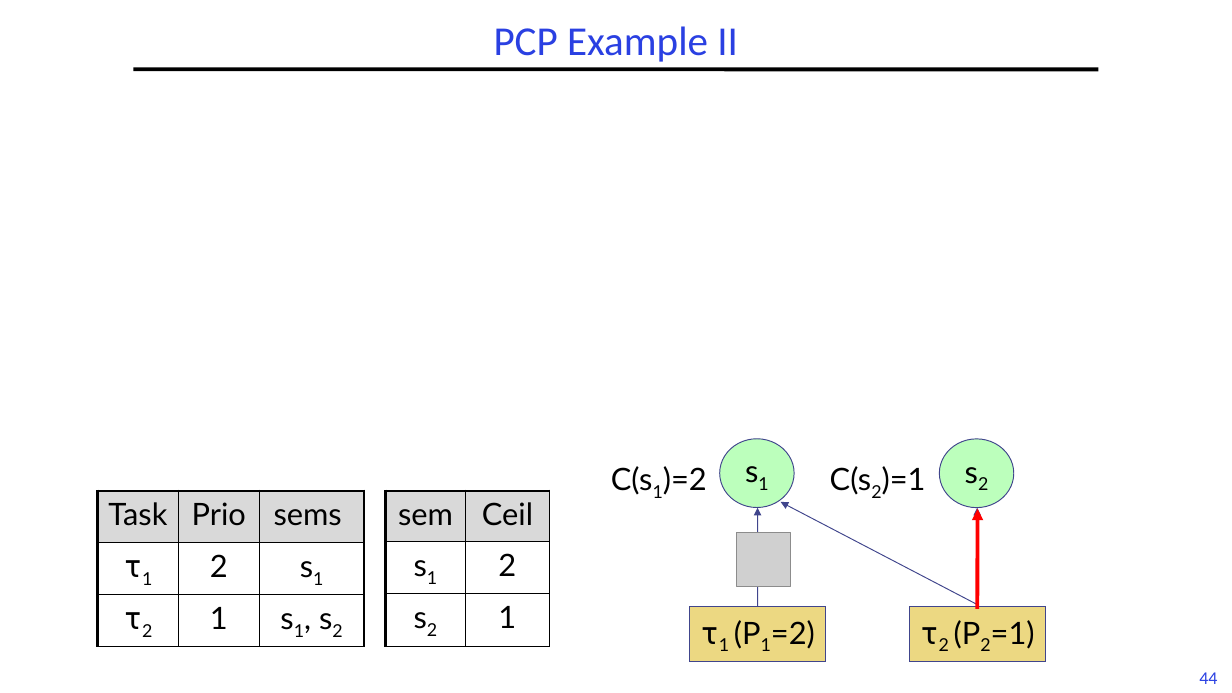
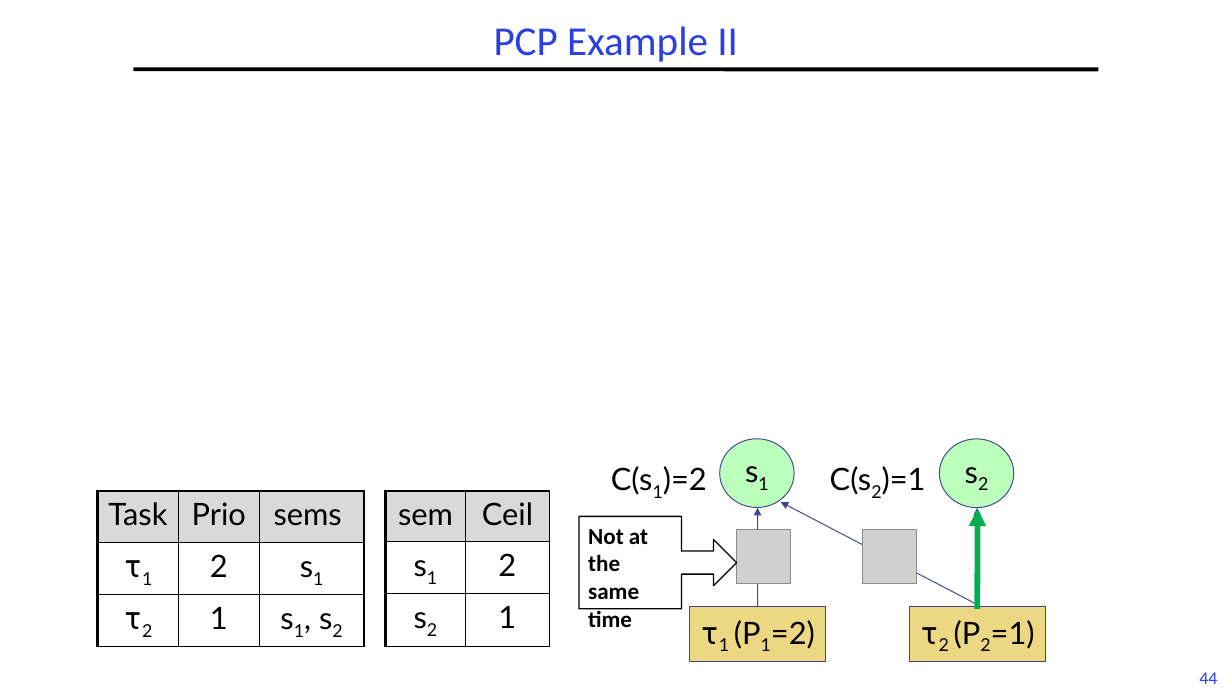
Before and after one commit to guhofstra/CSC256Fa25, a slide deck: slide 44 of PPTs/L6-RTScheduling II.pptx. Drawn at 1232x693 pixels with LibreOffice and Linux fonts; fonts in the diff are those of the drawing; grey boxes stand for pictures. Boxes give left, top, right and bottom in pixels: in the first picture for what was removed or moved away, otherwise in the second. Text is boxed around its words. In the diff, an @@ line names an element or a change of style, - is before the commit and + after.

```diff
--- a/PPTs/L6-RTScheduling II.pptx
+++ b/PPTs/L6-RTScheduling II.pptx
@@ arrow (978, 609) - (978, 509): stroke #FF0000 3 pt to #00B050 4.5 pt @@
@@ right arrow callout added at bbox=[579, 517, 738, 609], fill #FFFFFF, outline #000000 1 pt, 18 pt, text #000000, bold @@
+Not at the same time
@@ picture added at bbox=[862, 531, 917, 585] @@
```
Also in this commit, not shown: 6 other slides changed, 1 other file.
